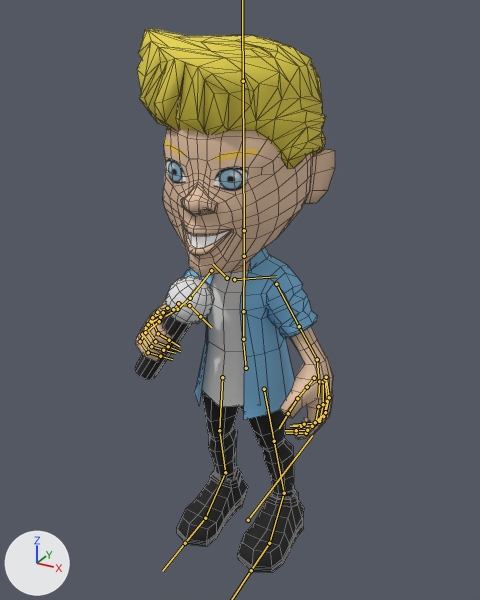
What one commit did to the FBX model Assets/Models/cody_anim.fbx.
The view is the same before and after, from a 50 mm camera at (2.24, -4.23, 4.3) aimed at (-0.08, -0.02, 2.19). Every picture has the same lights, and +X, +Y and +Z are marked at lower left. Both versions are drawn at frame 129 of the action 'rig|CodyIdle'; the numbers are the values there. The bones that bend it are drawn over the model as lines. Mesh edges are drawn as thin lines.

In view in the first picture: 'Cody', 'Cody hair', 'microphone'.
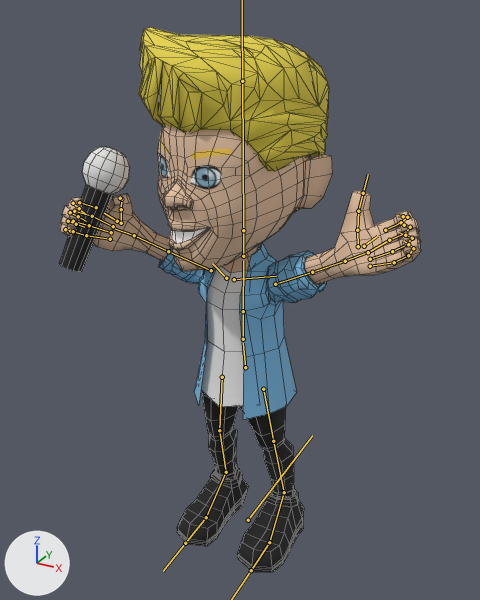
Where the change shows, as pixel boxes [x1, y1, x2, y2] in the pictures (480 x 600 px):
'Cody', posed (80% wider): before [135, 127, 335, 573]; after [60, 125, 421, 572]
'Cody hair', posed: before [137, 29, 326, 169]; after [138, 27, 329, 213]
'microphone', posed (10% narrower, 20% taller): before [135, 276, 214, 380]; after [59, 147, 130, 272]
bone 'ORG-neck', root to tip: before (244, 256) to (244, 230); after (243, 256) to (243, 230)
bone 'ORG-head', root to tip: before (244, 230) to (243, 81); after (243, 230) to (242, 81)
bone 'ORG-upper_arm.L', root to tip: before (276, 284) to (299, 326); after (275, 284) to (312, 272)
bone 'ORG-hand.L', root to tip: before (317, 359) to (319, 382); after (345, 261) to (367, 252)
bone 'ORG-upper_arm.R', root to tip: before (211, 270) to (190, 298); after (211, 270) to (168, 251)
bone 'ORG-forearm.R', root to tip: before (190, 298) to (177, 309); after (168, 251) to (134, 235)
bone 'ORG-hand.R', root to tip: before (177, 309) to (165, 316); after (134, 235) to (112, 228)

The change in detail:
Bone 'ORG-neck' (bone_org_neck) turns from (0, 0, 0) to (0, -8, 0) degrees about its own x, y and z.
Bone 'ORG-head' (bone_org_head) turns from (0, 0, 0) to (0, -8, 0) degrees about its own x, y and z.
Bone 'ORG-upper_arm.L' (bone_org_upper_arm_l) turns from (6, 14, -55) to (22, -71, 10) degrees about its own x, y and z.
Bone 'ORG-hand.L' (bone_org_hand_l) turns from (28, -17, 5) to (1, -40, -2) degrees about its own x, y and z.
Bone 'ORG-upper_arm.R' (bone_org_upper_arm_r) turns from (2, -4, 52) to (62, 58, 22) degrees about its own x, y and z.
Bone 'ORG-forearm.R' (bone_org_forearm_r) turns from (104, 0, 0) to (-1, 0, 0) degrees about its own x, y and z.
Bone 'ORG-hand.R' (bone_org_hand_r) turns from (-1, -1, 5) to (23, 43, 15) degrees about its own x, y and z.
